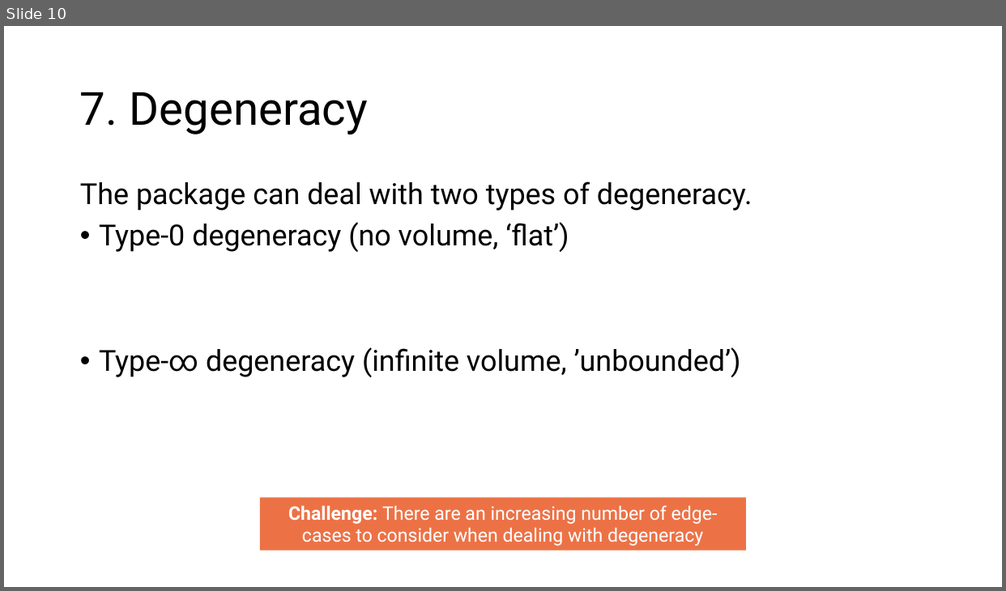
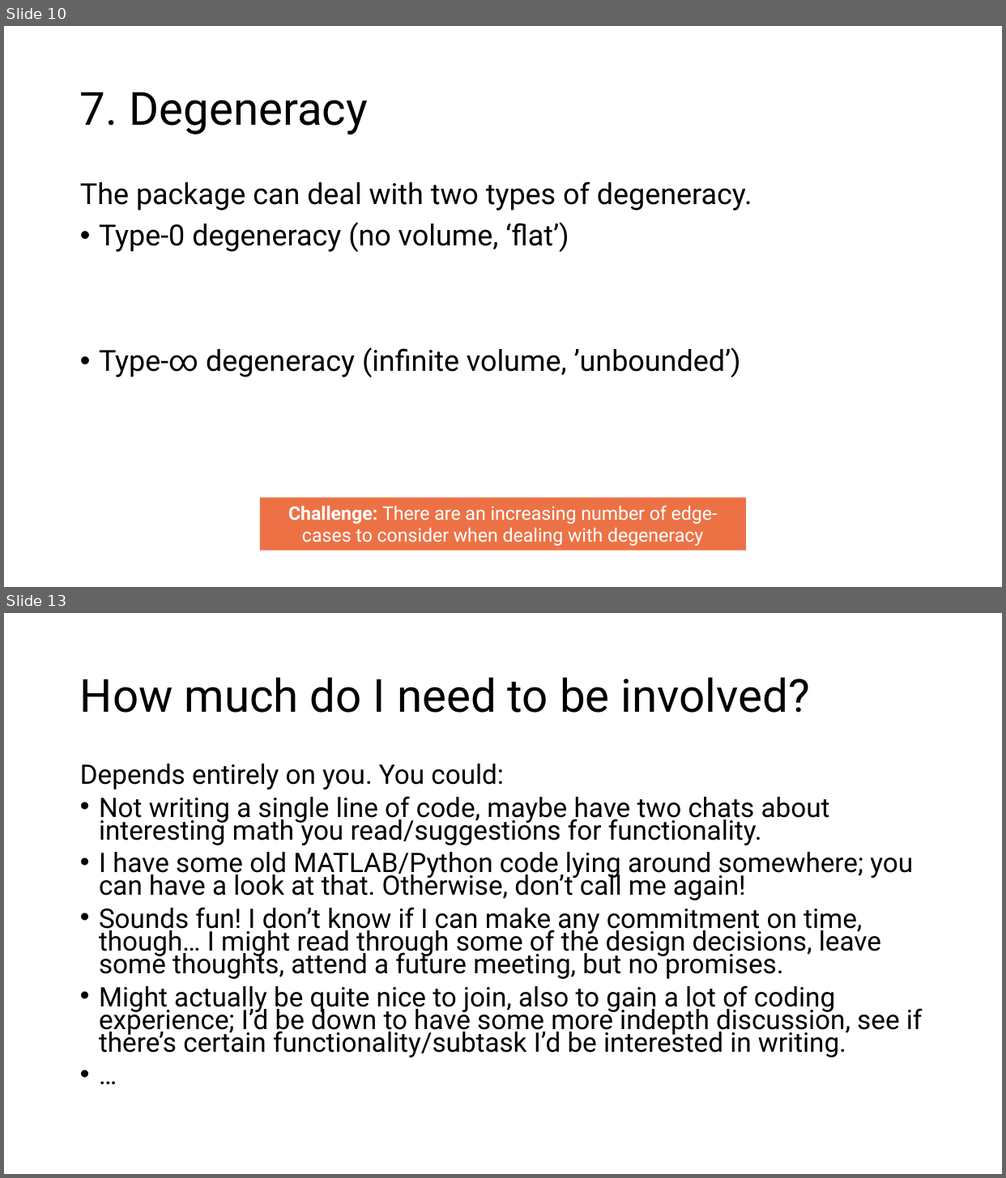
Before and after one commit to bwolleswinkel/geopes, a slide deck: presentation.pptx. Shown one above the other, each under a label of ours: slide 10 before the commit, slides 10 and 13 after it; the slides between them are not shown. The pictures are 1006x591 and 1006x1178 pixels, drawn with LibreOffice and Linux fonts; fonts in the diff are those of the drawing. Boxes give left, top, right and bottom in pixels: in the first picture for what was removed or moved away, otherwise in the second. Text is boxed around its words. In the diff, an @@ line names an element or a change of style, - is before the commit and + after.

```diff
--- a/presentation.pptx
+++ b/presentation.pptx
@@ slide 13 added at (x1=4, y1=613, x2=1002, y2=1174), background #FFFFFF @@
@@ title added at (x1=80, y1=677, x2=810, y2=713), 44 pt, text #000000 @@
+How much do I need to be involved?
@@ text added at (x1=80, y1=764, x2=923, y2=1058), 25.9 pt, text #000000 @@
+Depends entirely on you. You could:
+• Not writing a single line of code, maybe have two chats about interesting math you read/suggestions for functionality.
+• I have some old MATLAB/Python code lying around somewhere; you can have a look at that. Otherwise, don’t call me again!
+• Sounds fun! I don’t know if I can make any commitment on time, though… I might read through some of the design decisions, leave some thoughts, attend a future meeting, but no promises.
+• Might actually be quite nice to join, also to gain a lot of coding experience; I’d be down to have some more indepth discussion, see if there’s certain functionality/subtask I’d be interested in writing.
+• …
```
Also in this commit, not shown: 2 other slides added, 1 other file.
